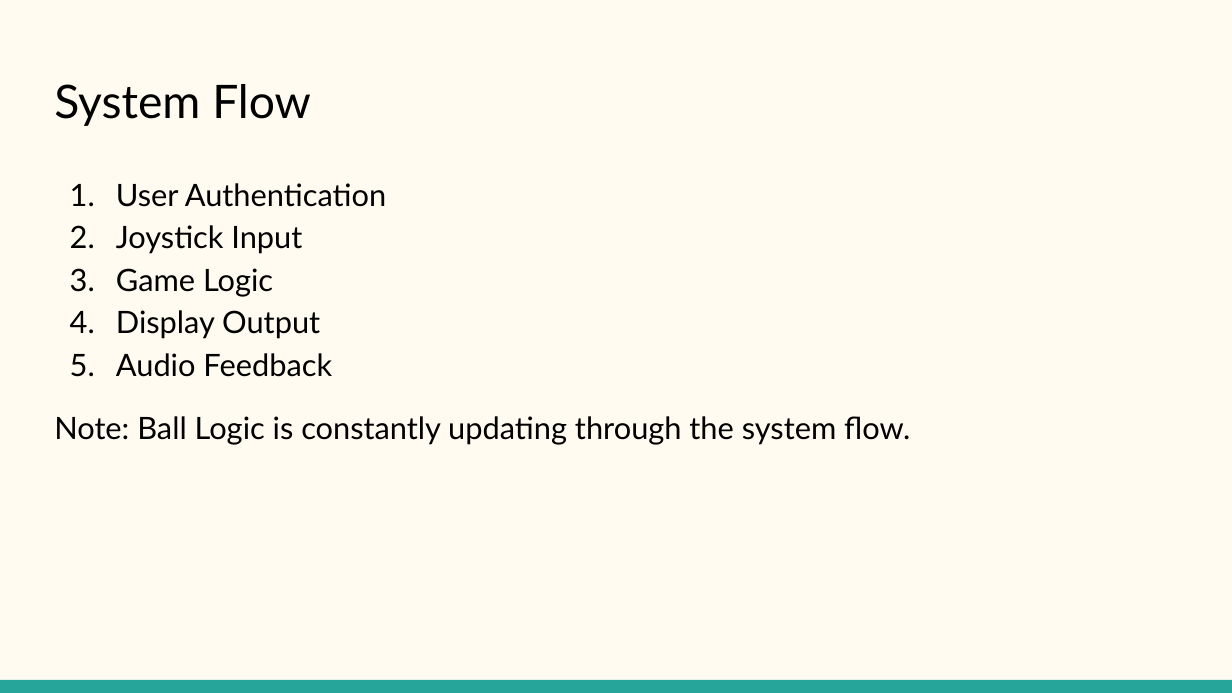
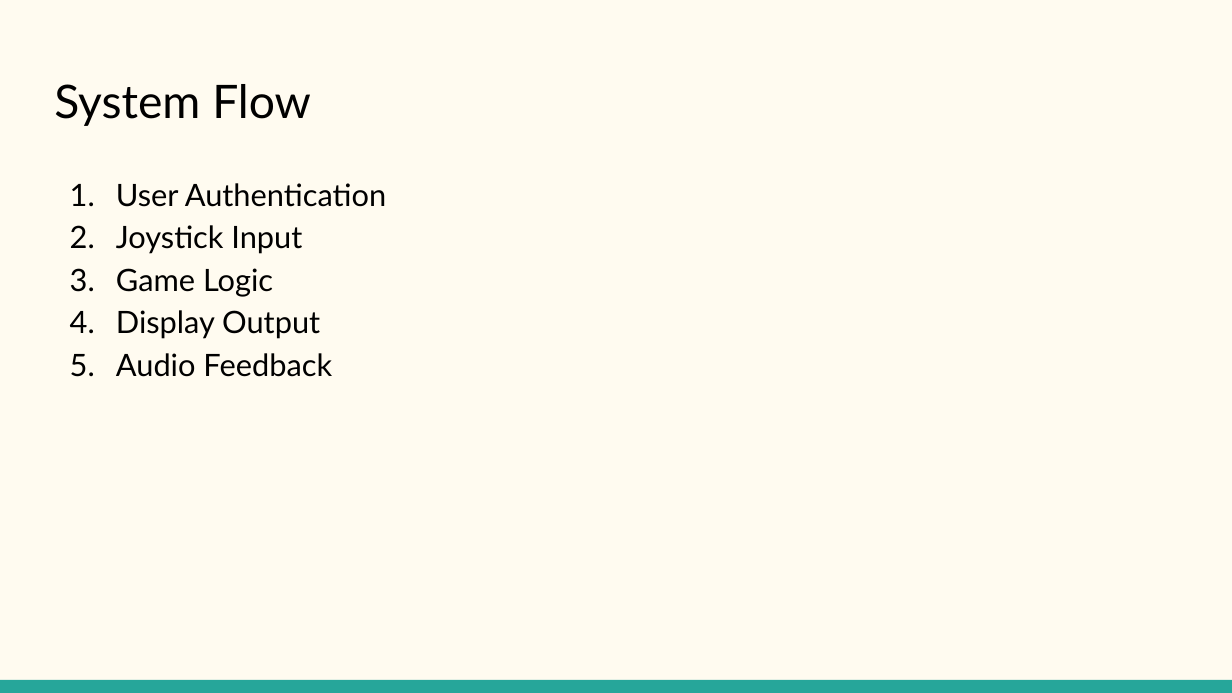
Before and after one commit to WesQuig/Pong_Embedded, a slide deck: slide 4 of Pong_Embedded/PongPresentation.pptx. Drawn at 1232x693 pixels with LibreOffice and Linux fonts; fonts in the diff are those of the drawing. Boxes give left, top, right and bottom in pixels: in the first picture for what was removed or moved away, otherwise in the second. Text is boxed around its words. In the diff, an @@ line names an element or a change of style, - is before the commit and + after.

```diff
--- a/Pong_Embedded/PongPresentation.pptx
+++ b/Pong_Embedded/PongPresentation.pptx
@@ text at [54,416,910,445]: paragraph removed @@
-Note: Ball Logic is constantly updating through the system flow.
```
